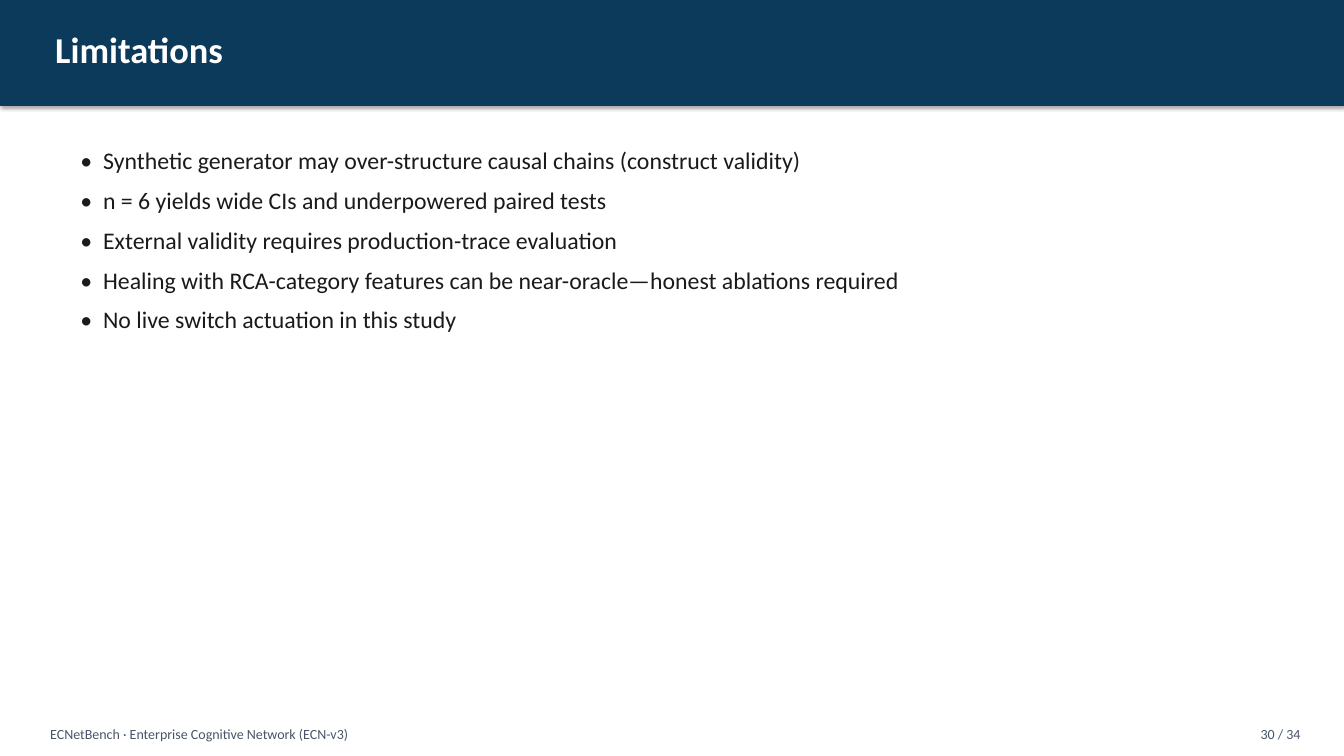
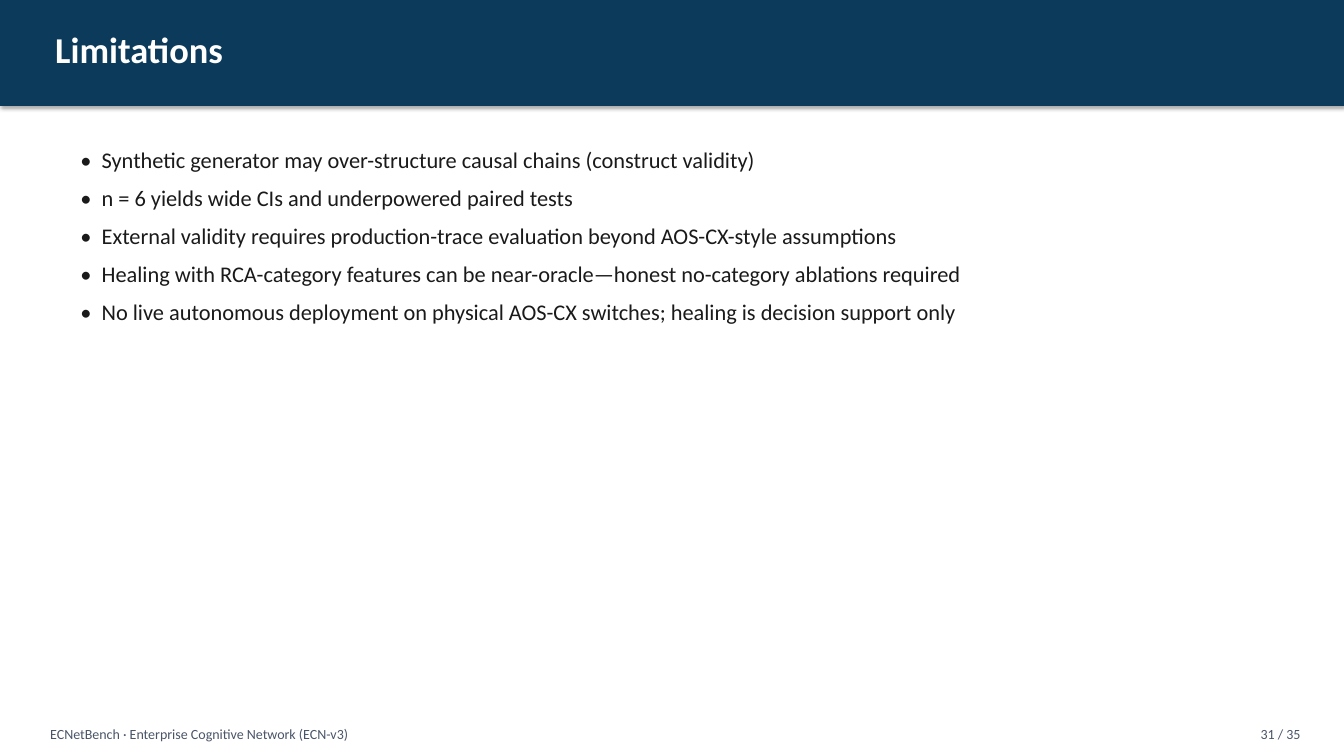
Before and after one commit to Audrey2023uh/Network-Multi-Agent, a slide deck: slide 31 of presentation/Network_Journal_Presentation.pptx (slide 30 before the commit). Drawn at 1344x756 pixels with LibreOffice and Linux fonts; fonts in the diff are those of the drawing. Boxes give left, top, right and bottom in pixels: in the first picture for what was removed or moved away, otherwise in the second. Text is boxed around its words. In the diff, an @@ line names an element or a change of style, - is before the commit and + after.

```diff
--- a/presentation/Network_Journal_Presentation.pptx
+++ b/presentation/Network_Journal_Presentation.pptx
@@ text at <box>102,152,755,210</box>: size 17 to 16 pt in "• Synthetic generator may over-structure causal chains ...", "• n = 6 yields wide CIs ..." @@
@@ text at <box>102,228,961,324</box>: text changed; size 17 to 16 pt @@
-• External validity requires production-trace evaluation
-• Healing with RCA-category features can be near-oracle—honest ablations required
-• No live switch actuation in this study
+• External validity requires production-trace evaluation beyond AOS-CX-style assumptions
+• Healing with RCA-category features can be near-oracle—honest no-category ablations required
+• No live autonomous deployment on physical AOS-CX switches; healing is decision support only
@@ text at <box>1261,730,1300,739</box>: text changed @@
-30 / 34
+31 / 35
```
Also in this commit, not shown: 32 other slides changed, 1 slide added, 18 other files.
